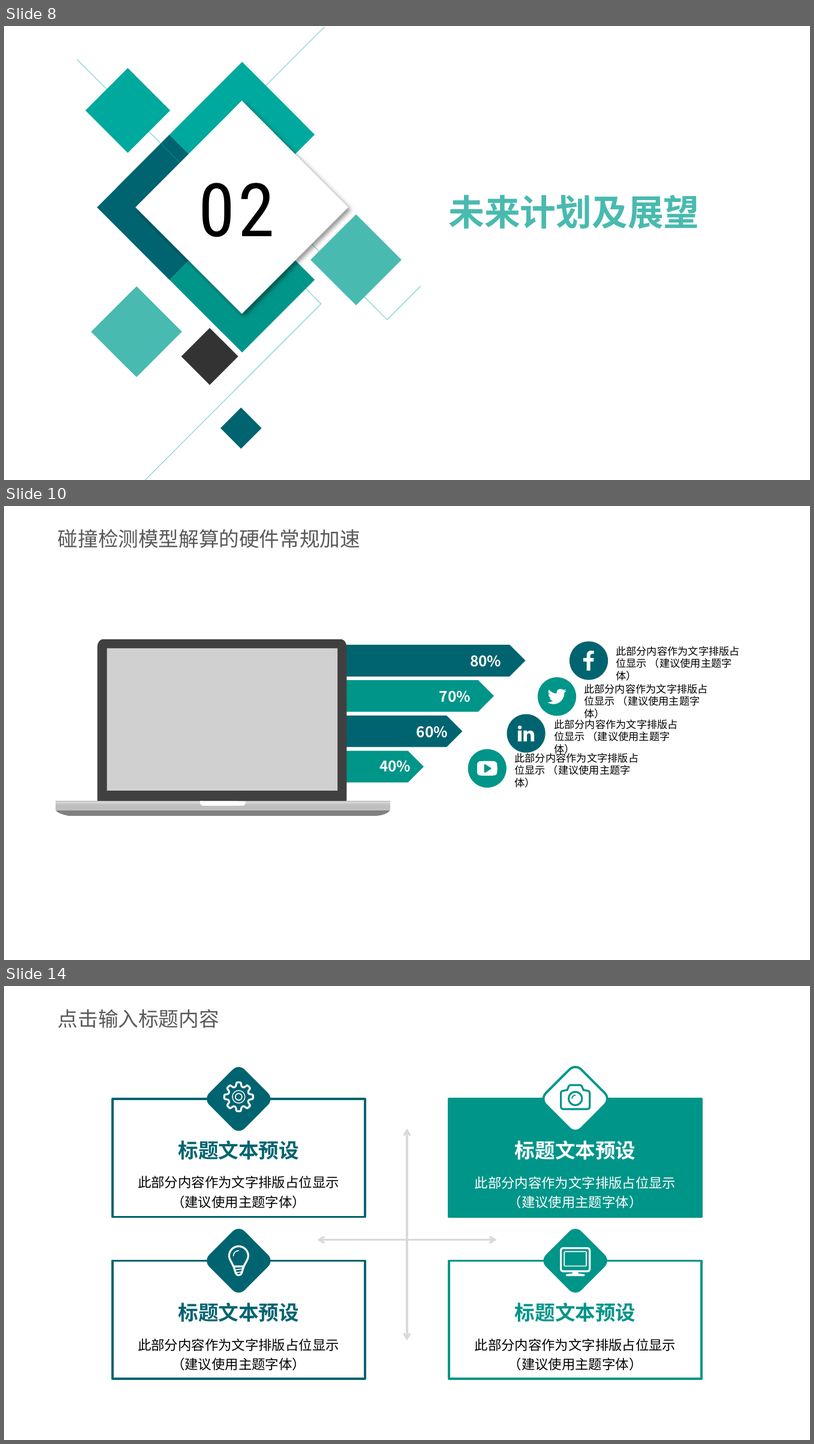
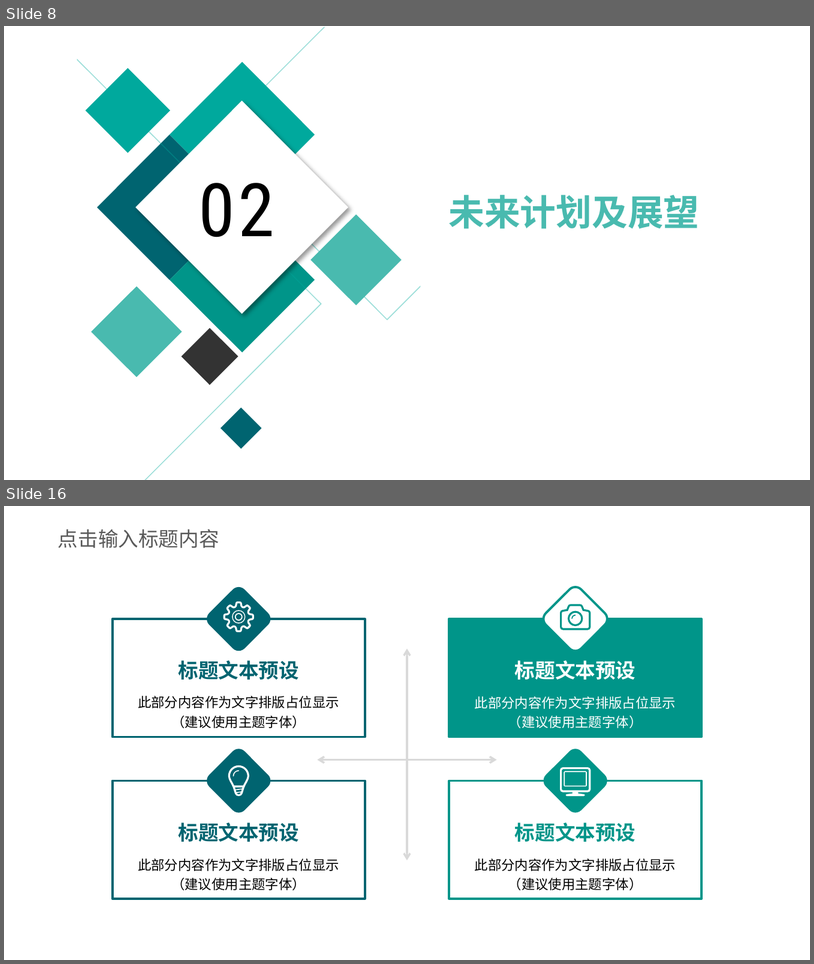
Before and after one commit to whutddk/PRM_Robotic_Arm, a slide deck: doc/进度报告20190912.pptx. Shown one above the other, each under a label of ours: slides 8, 10 and 14 before the commit, slides 8 and 16 after it; the slides between them are not shown. The pictures are 814x1444 and 814x964 pixels, drawn with LibreOffice and Linux fonts; fonts in the diff are those of the drawing; grey boxes stand for pictures; background and template pictures are left out. Boxes give left, top, right and bottom in pixels: in the first picture for what was removed or moved away, otherwise in the second. Text is boxed around its words. In the diff, an @@ line names an element or a change of style, - is before the commit and + after.

```diff
--- a/doc/进度报告20190912.pptx
+++ b/doc/进度报告20190912.pptx
@@ slide 10 removed at (4,506,810,960), background picture (left out) @@
@@ text removed at (58,529,360,548) @@
-碰撞检测模型解算的硬件常规加速
@@ group removed at (53,639,391,816): 5 freeform shapes, 1 picture @@
@@ group removed at (468,642,740,787): 4 texts, 4 ellipses, 4 freeform shapes @@
-此部分内容作为文字排版占位显示 （建议使用主题字体）
-此部分内容作为文字排版占位显示 （建议使用主题字体）
-此部分内容作为文字排版占位显示 （建议使用主题字体）
-此部分内容作为文字排版占位显示 （建议使用主题字体）
@@ group removed at (327,645,526,782): 4 pentagon arrows, 4 texts @@
-80%
-70%
-60%
-40%
@@ what was slide 14 is now slide 16 @@
```
Also in this commit, not shown: 3 slides changed, 6 slides added, 5 other slides removed, 2 other files.
